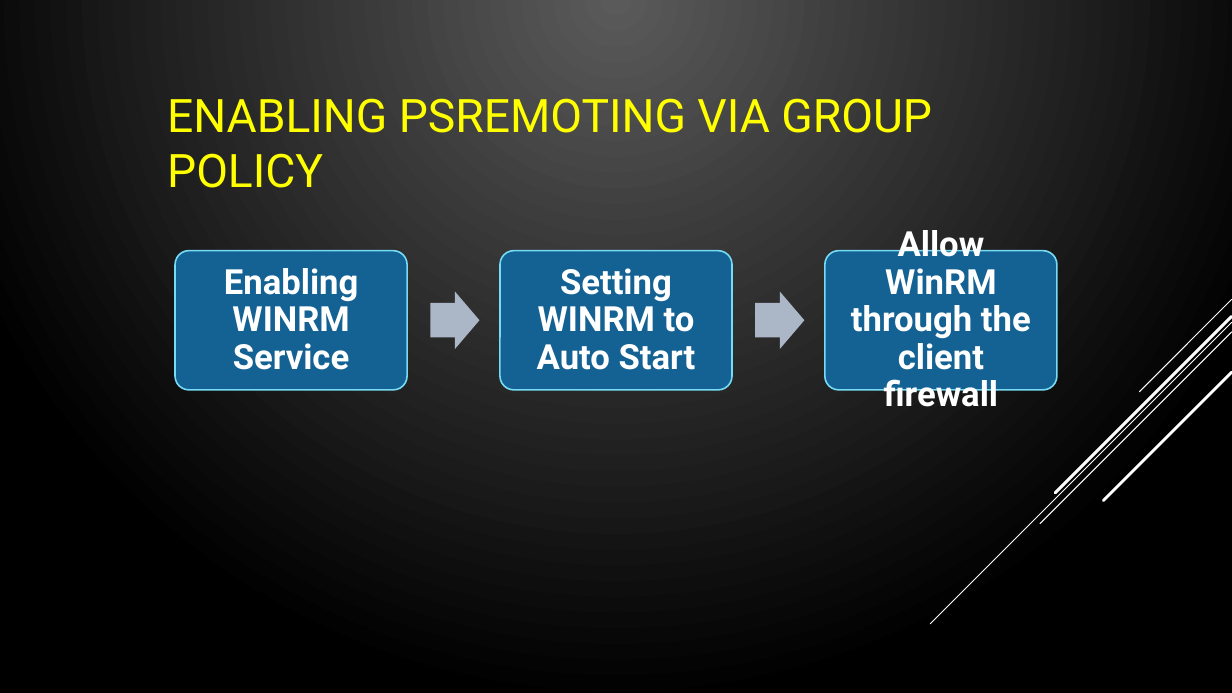
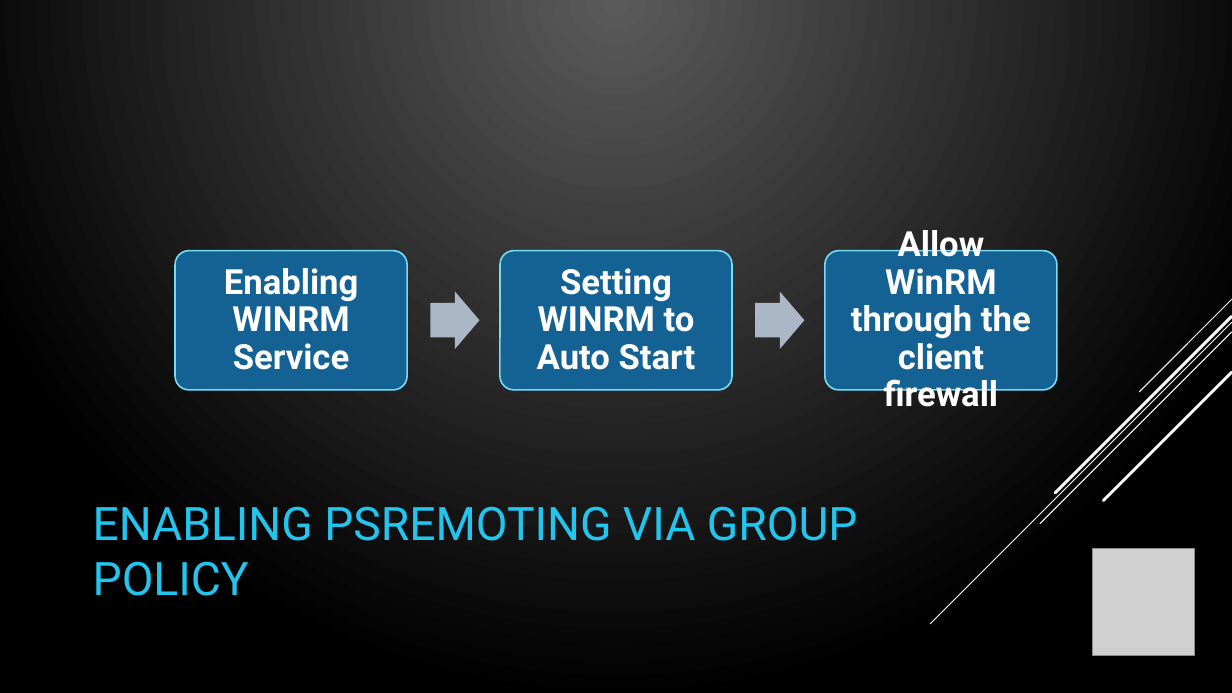
Before and after one commit to compwiz32/Presentations, a slide deck: slide 18 of 2019-08 PowerShell Chattanooga/PSRemoting - From 0 to Lockdown.pptx (slide 17 before the commit). Drawn at 1232x693 pixels with LibreOffice and Linux fonts; fonts in the diff are those of the drawing; grey boxes stand for pictures. Boxes give left, top, right and bottom in pixels: in the first picture for what was removed or moved away, otherwise in the second. Text is boxed around its words. In the diff, an @@ line names an element or a change of style, - is before the commit and + after.

Commit message:
change color theme and add PSSaturday Logos

```diff
--- a/2019-08 PowerShell Chattanooga/PSRemoting - From 0 to Lockdown.pptx
+++ b/2019-08 PowerShell Chattanooga/PSRemoting - From 0 to Lockdown.pptx
@@ title "ENABLING PSREMOTING VIA GROUP POLICY": place and size @@
-title "ENABLING PSREMOTING VIA GROUP POLICY" at [167, 98, 932, 188]
+title "ENABLING PSREMOTING VIA GROUP POLICY" at [93, 506, 858, 596]
@@ title "ENABLING PSREMOTING VIA GROUP POLICY" at [93, 506, 858, 596]: text colour #FFFF00 to #22C5ED @@
@@ picture added at [1092, 549, 1195, 656] @@
```
Also in this commit, not shown: 40 other slides changed, 3 slides added, 1 slide removed.
